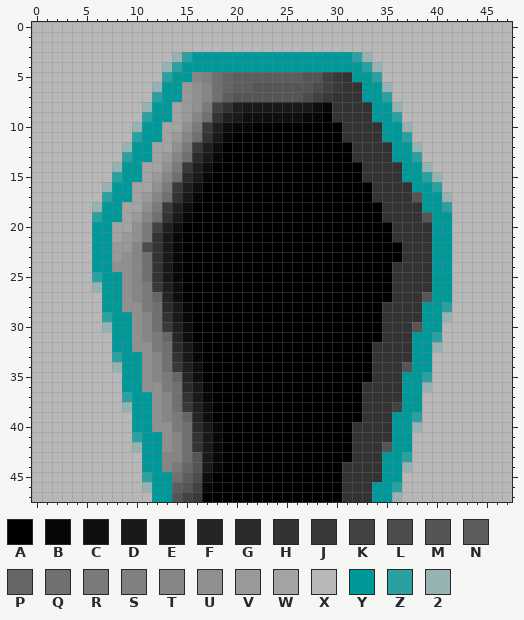
One commit to this pixel-art sprite: res/objects/door/graphics.png. The first picture shows the starting point.
The file is 48x48 pixels. Colours within 5 levels of each other are drawn and written as one.
Palette (. is transparent): A #000000  B #070707  C #0e0e0e  D #191919  E #1f1f1f  F #252525  G #2b2b2b  H #333333  J #393939  K #424242  L #4c4c4c  M #555555  N #5d5d5d  P #666666  Q #707070  R #7a7a7a  S #808080  T #868686  U #909090  V #999999  W #a3a3a3  X #b7b7b7  Y #009999  Z #2ba0a0  2 #97b2b2
And afterwards:
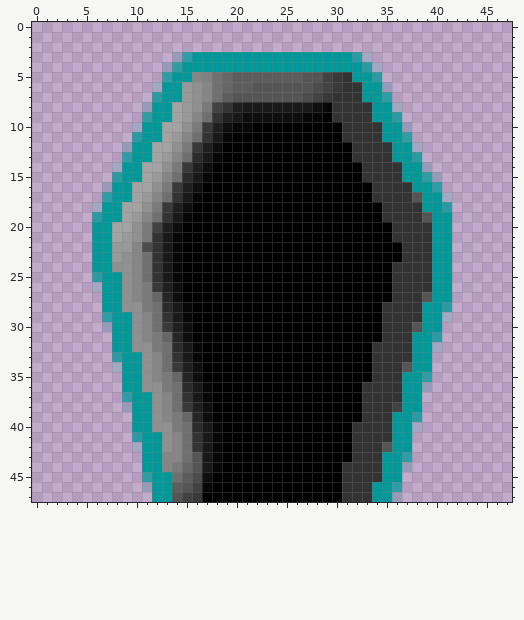
The author wrote: make door sprite transparent
Changes in this commit:
colour 2: #97b2b2 -> #0099992c
colour Z: #2ba0a0 -> #009999c3
y 0..2: x 0..47 XXXXXXXXXXXXXXXXXXXXXXXXXXXXXXXXXXXXXXXXXXXXXXXX -> ................................................
y 3: x 0..13 XXXXXXXXXXXXXX -> ..............; x 34..47 XXXXXXXXXXXXXX -> ..............
y 4..5: x 0..12 XXXXXXXXXXXXX -> .............; x 35..47 XXXXXXXXXXXXX -> .............
y 6..7: x 0..11 XXXXXXXXXXXX -> ............; x 36..47 XXXXXXXXXXXX -> ............
y 8..9: x 0..10 XXXXXXXXXXX -> ...........; x 37..47 XXXXXXXXXXX -> ...........
y 10..11: x 0..9 XXXXXXXXXX -> ..........; x 38..47 XXXXXXXXXX -> ..........
y 12..13: x 0..8 XXXXXXXXX -> .........; x 39..47 XXXXXXXXX -> .........
y 14: x 0..7 XXXXXXXX -> ........; x 40..47 XXXXXXXX -> ........
y 15: x 0..7 XXXXXXXX -> ........; x 41..47 XXXXXXX -> .......
y 16: x 0..6 XXXXXXX -> .......; x 41..47 XXXXXXX -> .......
y 17: x 0..6 XXXXXXX -> .......; x 42..47 XXXXXX -> ......
y 18..26: x 0..5 XXXXXX -> ......; x 42..47 XXXXXX -> ......
y 27..29: x 0..6 XXXXXXX -> .......; x 42..47 XXXXXX -> ......
y 30: x 0..6 XXXXXXX -> .......; x 41..47 XXXXXXX -> .......
y 31..32: x 0..7 XXXXXXXX -> ........; x 41..47 XXXXXXX -> .......
y 33..34: x 0..7 XXXXXXXX -> ........; x 40..47 XXXXXXXX -> ........
y 35..36: x 0..8 XXXXXXXXX -> .........; x 40..47 XXXXXXXX -> ........
y 37..38: x 0..8 XXXXXXXXX -> .........; x 39..47 XXXXXXXXX -> .........
y 39..40: x 0..9 XXXXXXXXXX -> ..........; x 39..47 XXXXXXXXX -> .........
y 41..42: x 0..9 XXXXXXXXXX -> ..........; x 38..47 XXXXXXXXXX -> ..........
y 43..44: x 0..10 XXXXXXXXXXX -> ...........; x 38..47 XXXXXXXXXX -> ..........
y 45..46: x 0..10 XXXXXXXXXXX -> ...........; x 37..47 XXXXXXXXXXX -> ...........
y 47: x 0..11 XXXXXXXXXXXX -> ............; x 37..47 XXXXXXXXXXX -> ...........
Boxes around the changes in both pictures, in picture pixels (x1, y1, x2, y2):
changed: (32, 22, 512, 502)
